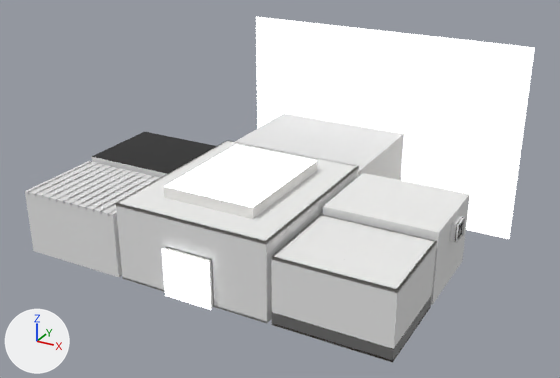
Before and after pictures for a commit that changed the glTF model regards/galerie/musee.glb.
Camera for both pictures: a 50 mm lens placed at (22.9, -37.1, 23.7), pointed at (-1.2, 6.8, 1.8). The lights are fixed; the arrows at lower left show +X, +Y and +Z. The first picture is the older version. Where no turn or scale is listed for an object, it has been applied to the vertices. Vertices at exactly the same position are counted once.

The scene before the commit, as lines of its bpy script (objects in view):
```python
me_deco_couvent = bpy.data.meshes.new('deco_couvent')
me_deco_couvent.from_pydata([(-12.3, 6.0, 4.42), (-5.3, 6.0, 4.42), (-5.3, 0.15, 4.42), (-12.3, 0.15, 4.42)], [], [(0, 1, 2), (0, 2, 3)])
me_deco_couvent.materials.append(mat_noir)  # black #212121
me_hall__corniche = bpy.data.meshes.new('hall__corniche')
me_hall__corniche.from_pydata(...)  # 24 vertices, 48 faces; spans x -5.0..5.0, y -6.0..6.0, z 4.84..5.0
me_hall__corniche.materials.append(mat_corniche_001)  # white #eceae5
me_hall__plinthe = bpy.data.meshes.new('hall__plinthe')
me_hall__plinthe.from_pydata(...)  # 192 vertices, 336 faces; spans x -5.0..5.0, y -6.0..6.0, z 0.0..3.49
me_hall__plinthe.materials.append(mat_plinthe_001)  # white #e7e7e6
me_messe__corniche = bpy.data.meshes.new('messe__corniche')
me_messe__corniche.from_pydata(...)  # 28 vertices, 48 faces; spans x 5.3..12.3, y -6.0..-0.15, z 4.04..4.2
me_messe__corniche.materials.append(mat_corniche_002)  # white #eceae5
me_messe__lambris = bpy.data.meshes.new('messe__lambris')
me_messe__lambris.from_pydata(...)  # 36 vertices, 60 faces; spans x 5.3..12.3, y -6.0..-0.15, z 0.0..0.78
me_messe__lambris.materials.append(mat_lambris_001)  # white #e7e7e7
ob_deco_couvent = bpy.data.objects.new('deco_couvent', me_deco_couvent)
ob_deco_couvent.location = (0.0, 0.0, 0.0)
ob_hall__corniche = bpy.data.objects.new('hall__corniche', me_hall__corniche)
ob_hall__corniche.location = (0.0, 0.0, 0.0)
ob_hall__plinthe = bpy.data.objects.new('hall__plinthe', me_hall__plinthe)
ob_hall__plinthe.location = (0.0, 0.0, 0.0)
ob_messe__corniche = bpy.data.objects.new('messe__corniche', me_messe__corniche)
ob_messe__corniche.location = (0.0, 0.0, 0.0)
ob_messe__lambris = bpy.data.objects.new('messe__lambris', me_messe__lambris)
ob_messe__lambris.location = (0.0, 0.0, 0.0)
# also in view: 'garde__chaux' at (8.9, 3.1, 2.3); 'garde__plafond' at (8.8, 3.1, 4.6); 'messe__rouge' at (8.6, -3.1, 2.1); 'montagne__blanc' at (0.0, 10.1, 2.3); 'lumineux_vue' at (0.0, 22.0, 2.2)
```
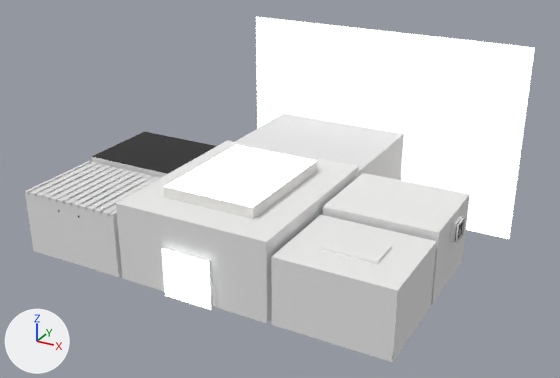
Location of each change, (x1, y1, x2, y2) in pixels of the pictures (560 x 378 px):
'messe__lambris', reshaped (not visible afterwards)
    before: (272, 296, 432, 361)
'hall__corniche', reshaped (not visible afterwards)
    before: (116, 140, 359, 245)
'messe__corniche', reshaped (not visible afterwards)
    before: (271, 215, 437, 293)
part 2 of me_hall__plinthe, reshaped (mostly hidden)
    before: (123, 247, 272, 323)
part 3 of me_messe__corniche, rebuilt (not visible afterwards)
    before: (271, 215, 437, 293)
part 4 of me_messe__corniche, reshaped
    before: (321, 215, 437, 243)
part 5 of me_messe__lambris, rebuilt (not visible afterwards)
    before: (272, 298, 431, 361)

The change, as a list of edits to the scene's bpy script:
```text
Change me_hall__corniche:
    used by ob_hall__corniche; location = (0.0, 0.0, 0.0)
    remove me_hall__corniche.from_pydata(...)  # 24 vertices, 48 faces; spans x -5.0..5.0, y -6.0..6.0, z 4.84..5.0
    add me_hall__corniche.from_pydata(...)  # 268 vertices, 272 faces; spans x -5.0..5.0, y -6.0..6.0, z 4.5..5.0
    me_hall__corniche part 1: 24 vertices removed from x -5.0..5.0, y -6.0..6.0, z 4.84..5.0; 268 vertices added at x -5.0..5.0, y -6.0..6.0, z 4.5..5.0
Change me_hall__plinthe:
    used by ob_hall__plinthe; location = (0.0, 0.0, 0.0)
    remove me_hall__plinthe.from_pydata(...)  # 192 vertices, 336 faces; spans x -5.0..5.0, y -6.0..6.0, z 0.0..3.49
    add me_hall__plinthe.from_pydata(...)  # 630 vertices, 676 faces; spans x -5.0..5.0, y -6.0..6.0, z 0.0..3.63
    me_hall__plinthe part 2: 9 vertices moved within x -4.98..4.98, y -4.1..5.98, z 0.0; 160 vertices removed from x -5.0..5.0, y -6.0..6.0, z 0.0..3.49; 598 vertices added at x -5.0..5.0, y -6.0..6.0, z 0.0..3.63
Change me_messe__corniche:
    used by ob_messe__corniche; location = (0.0, 0.0, 0.0)
    remove me_messe__corniche.from_pydata(...)  # 28 vertices, 48 faces; spans x 5.3..12.3, y -6.0..-0.15, z 4.04..4.2
    add me_messe__corniche.from_pydata(...)  # 466 vertices, 588 faces; spans x 5.3..12.3, y -6.0..-0.15, z 0.84..4.35
    me_messe__corniche part 3: the loose piece of 20 vertices spanning x 5.3..12.3, y -6.0..-0.15, z 4.04..4.2 is rebuilt with 109 vertices and now spans x 5.3..12.3, y -6.0..-0.15, z 3.88..4.2
    me_messe__corniche part 4: 8 vertices removed from x 5.3..12.3, y -0.25..-0.15, z 4.04..4.2; 357 vertices added at x 5.3..12.3, y -6.0..-0.15, z 0.84..4.35
Change me_messe__lambris:
    used by ob_messe__lambris; location = (0.0, 0.0, 0.0)
    remove me_messe__lambris.from_pydata(...)  # 36 vertices, 60 faces; spans x 5.3..12.3, y -6.0..-0.15, z 0.0..0.78
    add me_messe__lambris.from_pydata(...)  # 307 vertices, 266 faces; spans x 5.3..12.3, y -6.0..-0.15, z 0.0..0.76
    me_messe__lambris part 5: the loose piece of 20 vertices spanning x 5.3..12.3, y -6.0..-0.15, z 0.0..0.78 is rebuilt with 106 vertices and now spans x 5.3..12.3, y -6.0..-0.15, z 0.0..0.76
    other edits to the shape of me_messe__lambris do not show in these pictures
```
